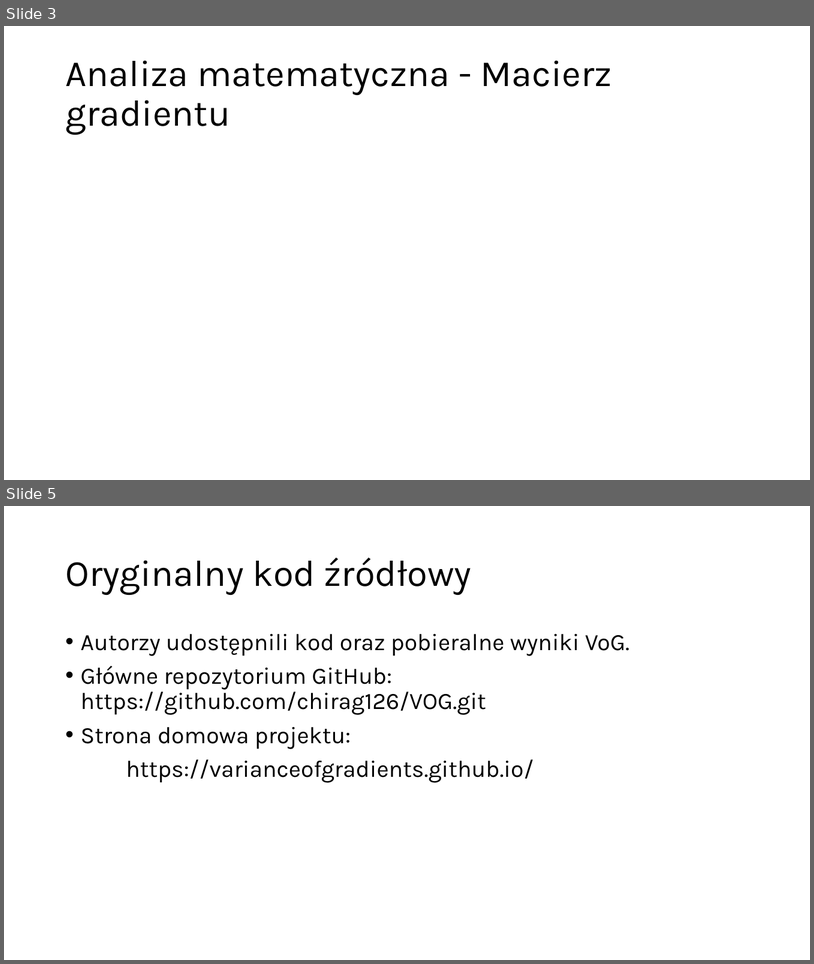
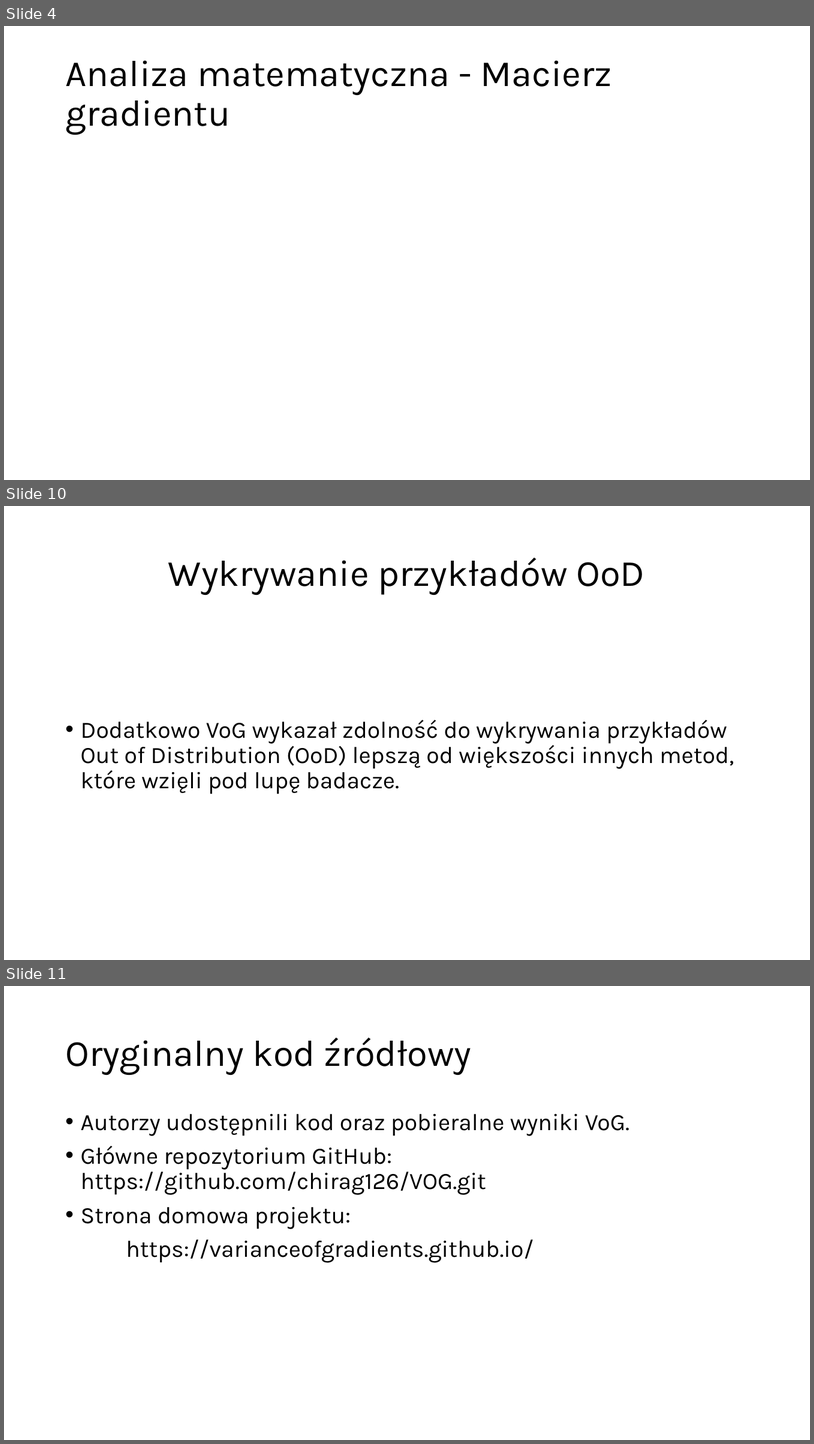
Before and after one commit to Fichey/Impact-of-Data-Ranking-on-Training-Dynamics, a slide deck: Analiza Teoretyczna Metryki VoG.pptx. Shown one above the other, each under a label of ours: slides 3 and 5 before the commit, slides 4, 10 and 11 after it; the slides between them are not shown. The pictures are 814x964 and 814x1444 pixels, drawn with LibreOffice and Linux fonts; fonts in the diff are those of the drawing; grey boxes stand for pictures. Boxes give left, top, right and bottom in pixels: in the first picture for what was removed or moved away, otherwise in the second. Text is boxed around its words. In the diff, an @@ line names an element or a change of style, - is before the commit and + after.

```diff
--- a/Analiza Teoretyczna Metryki VoG.pptx
+++ b/Analiza Teoretyczna Metryki VoG.pptx
@@ slide 10 added at (4,506,810,960), background #FFFFFF @@
@@ title added at (168,558,645,595), 44 pt, text #000000 @@
+Wykrywanie przykładów OoD
@@ text added at (81,720,734,794), 28 pt, text #000000 @@
+• Dodatkowo VoG wykazał zdolność do wykrywania przykładów
+  Out of Distribution (OoD) lepszą od większości innych metod, które wzięli pod lupę badacze.
@@ what was slide 3 is now slide 4 @@
@@ what was slide 5 is now slide 11 @@
```
Also in this commit, not shown: 2 slides changed, 5 other slides added.
